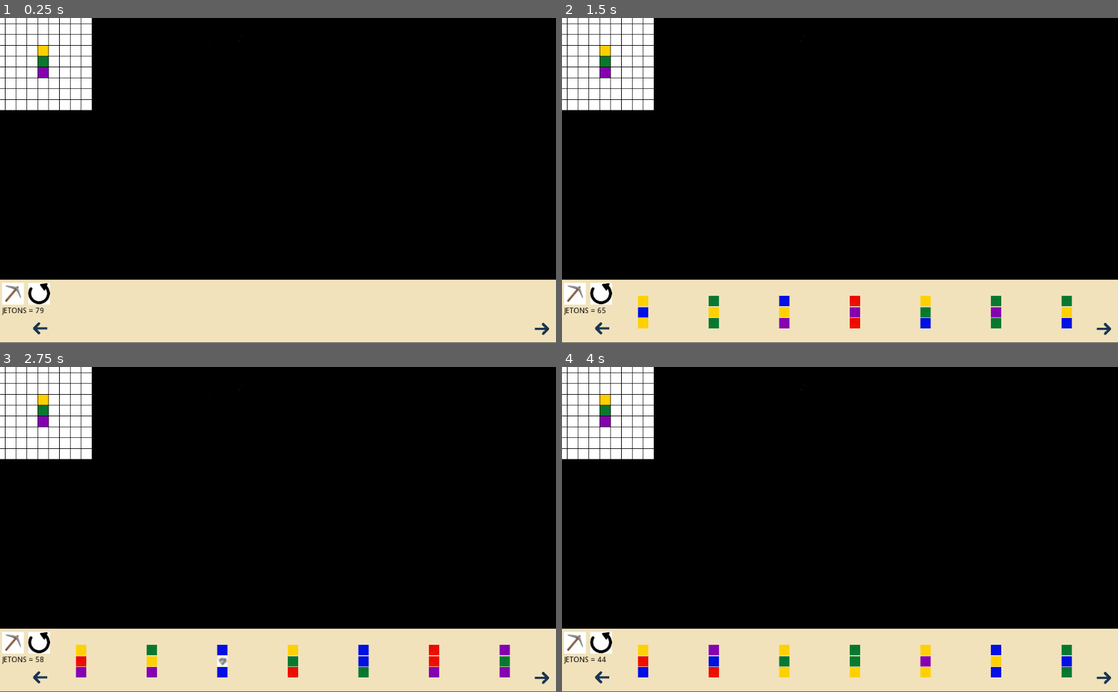
Above: before the commit, frames 1-4 (two rows, left to right).
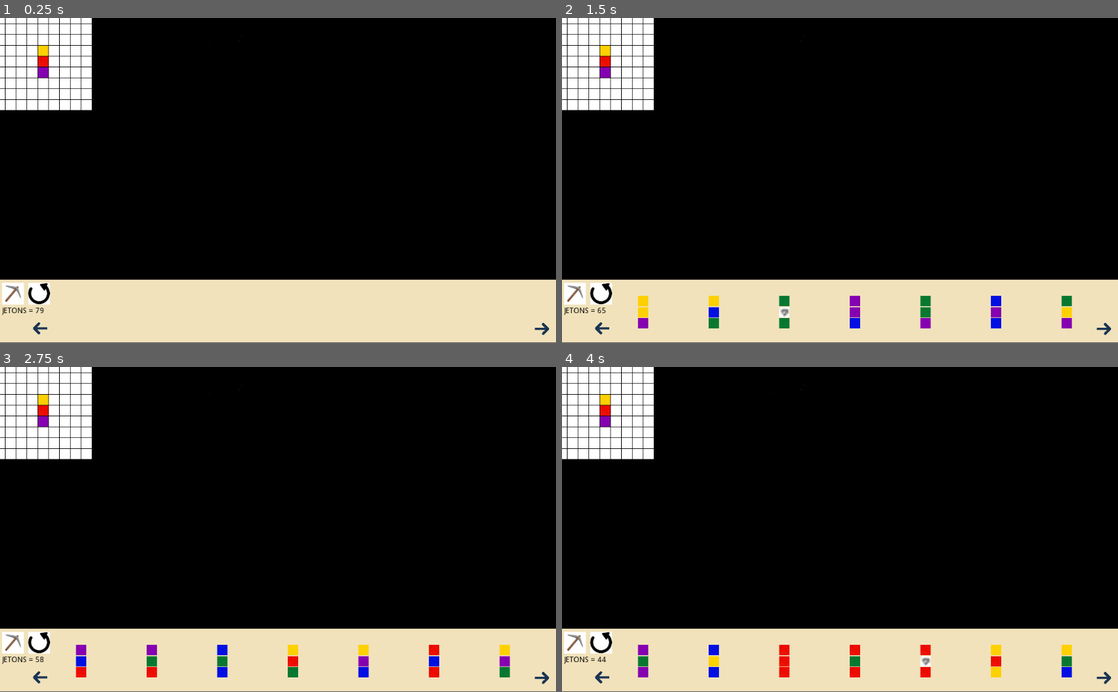
Above: after the commit, the same moments.

Repository: tartempion-sdr/chromino-V2
Game: Godot game, scene res://Node2D.tscn
Same seed, same stepped clock (60 frames per second), same inputs: the game is played once before the commit and once after it.
Inputs:
- Up to frame 1 (0.25 s): no input
- Up to frame 2 (1.5 s): click "JETONS = 79" at 0.5 s; click "JETONS = 72" at 1.25 s
- Up to frame 3 (2.75 s): click "JETONS = 65" at 2 s
- Up to frame 4 (4 s): click "JETONS = 58" at 2.75 s; click "JETONS = 51" at 3.5 s

The runs differ from the first frame. In frame 1, less than 0.1% of the frame differs, in the area x 6-9%, y 11-16%; in frame 2, 0.9%; in frame 3, 1.1%; in frame 4, 1.3%, in the area x 6-92%, y 11-96%.

Commit message:
# enlever de randomise

Diff:
--- a/Node2D.gd
+++ b/Node2D.gd
@@ -130,7 +130,7 @@
 
 func _ready():
 
-	#random.randomize()
+	random.randomize()
 	pos_plateau()
 	pioche_jetons()
 	modifie_plateau(33, list_couleurs_jetons[hazard][0])
--- a/jetons.gd
+++ b/jetons.gd
@@ -250,7 +250,7 @@
 		if found_node and found_node.has_node("Sprite"):
 			var sprite_node = found_node.get_node("Sprite")
 			if sprite_node is Sprite:
-				sprite_node.texture = str(Globals.list_couleur_bouge_jeton[a]) # Change la couleur du Sprite
+				sprite_node.texture = Globals.list_couleur_bouge_jeton[a]# Change la couleur du Sprite
 				print("Couleur du Sprite modifiée à rouge.")
 			else:
 				print("Le nœud 'Sprite' n'est pas un Sprite.")
